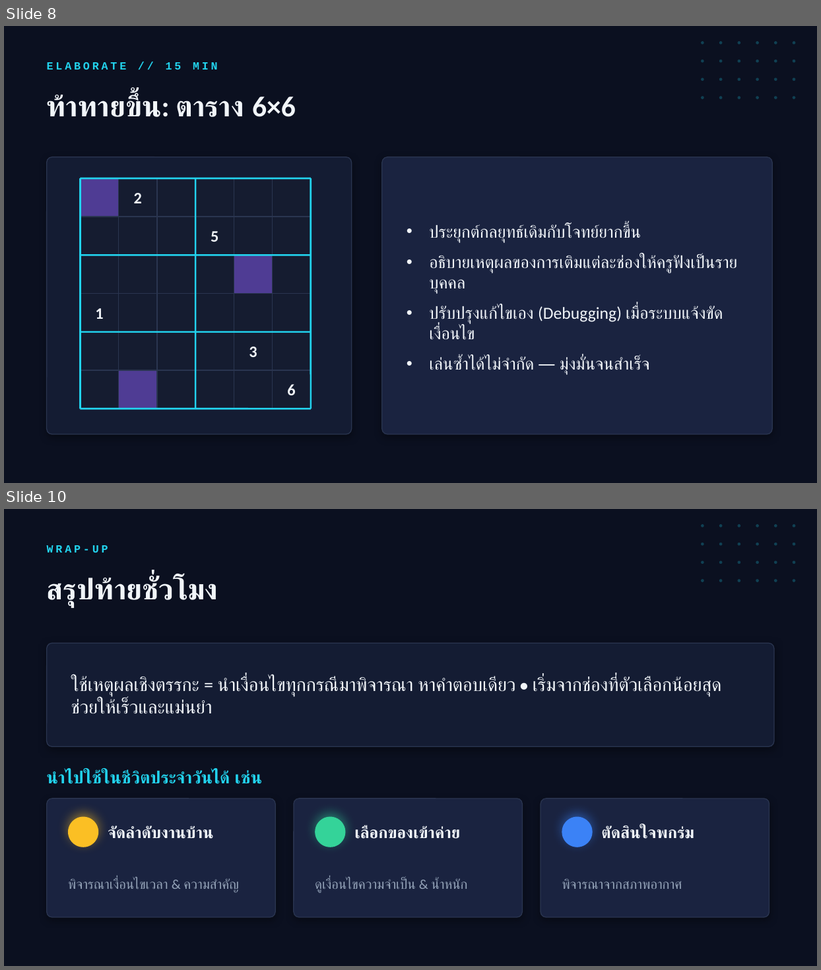
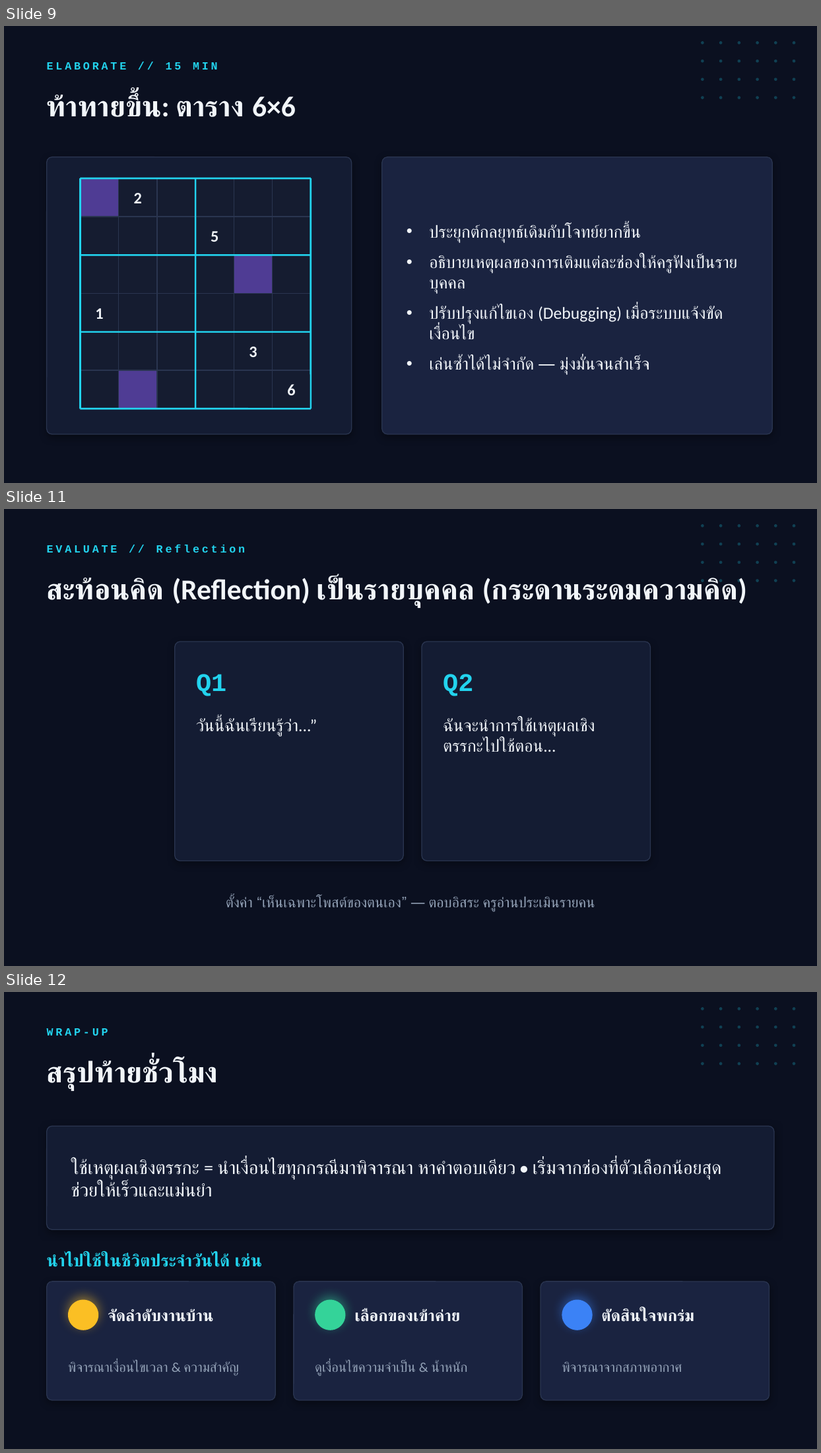
Before and after one commit to keecpe10/FlowQuest, a slide deck: สไลด์สอน_ซูโดกุ_ป5.pptx. Shown one above the other, each under a label of ours: slides 8 and 10 before the commit, slides 9, 11 and 12 after it; the slides between them are not shown. The pictures are 821x970 and 821x1453 pixels, drawn with LibreOffice and Linux fonts; fonts in the diff are those of the drawing. Boxes give left, top, right and bottom in pixels: in the first picture for what was removed or moved away, otherwise in the second. Text is boxed around its words. In the diff, an @@ line names an element or a change of style, - is before the commit and + after.

```diff
--- a/สไลด์สอน_ซูโดกุ_ป5.pptx
+++ b/สไลด์สอน_ซูโดกุ_ป5.pptx
@@ slide 11 added at box(4, 509, 817, 966), background #0B1020 @@
@@ ellipse added at box(701, 524, 704, 527), fill #22D3EE at 25% opacity @@
@@ ellipse added at box(719, 524, 723, 527), fill #22D3EE at 25% opacity @@
@@ ellipse added at box(738, 524, 741, 527), fill #22D3EE at 25% opacity @@
@@ ellipse added at box(756, 524, 759, 527), fill #22D3EE at 25% opacity @@
@@ ellipse added at box(774, 524, 778, 527), fill #22D3EE at 25% opacity @@
@@ ellipse added at box(793, 524, 796, 527), fill #22D3EE at 25% opacity @@
@@ text added at box(47, 545, 246, 553), 13 pt, text #22D3EE, bold @@
+EVALUATE // Reflection
@@ ellipse added at box(701, 543, 704, 545), fill #22D3EE at 25% opacity @@
@@ ellipse added at box(719, 543, 723, 545), fill #22D3EE at 25% opacity @@
@@ ellipse added at box(738, 543, 741, 545), fill #22D3EE at 25% opacity @@
@@ ellipse added at box(756, 543, 759, 545), fill #22D3EE at 25% opacity @@
@@ ellipse added at box(774, 543, 778, 545), fill #22D3EE at 25% opacity @@
@@ ellipse added at box(793, 543, 796, 545), fill #22D3EE at 25% opacity @@
@@ ellipse added at box(701, 561, 704, 564), fill #22D3EE at 25% opacity @@
@@ ellipse added at box(719, 561, 723, 564), fill #22D3EE at 25% opacity @@
@@ ellipse added at box(738, 561, 741, 564), fill #22D3EE at 25% opacity @@
@@ ellipse added at box(756, 561, 759, 564), fill #22D3EE at 25% opacity @@
@@ ellipse added at box(774, 561, 778, 564), fill #22D3EE at 25% opacity @@
@@ ellipse added at box(793, 561, 796, 564), fill #22D3EE at 25% opacity @@
@@ text added at box(47, 577, 747, 607), 34 pt, text #F1F5F9, bold @@
+สะท้อนคิด (Reflection) เป็นรายบุคคล (กระดานระดมความคิด)
@@ ellipse added at box(701, 579, 704, 582), fill #22D3EE at 25% opacity @@
@@ ellipse added at box(719, 579, 723, 582), fill #22D3EE at 25% opacity @@
@@ ellipse added at box(738, 579, 741, 582), fill #22D3EE at 25% opacity @@
@@ ellipse added at box(756, 579, 759, 582), fill #22D3EE at 25% opacity @@
@@ ellipse added at box(774, 579, 778, 582), fill #22D3EE at 25% opacity @@
@@ ellipse added at box(793, 579, 796, 582), fill #22D3EE at 25% opacity @@
@@ rounded rectangle added at box(175, 642, 403, 861), fill #141C33, outline #2A3550 1 pt @@
@@ rounded rectangle added at box(422, 642, 651, 861), fill #141C33, outline #2A3550 1 pt @@
@@ text added at box(196, 674, 226, 696), 30 pt, text #22D3EE, bold @@
+Q1
@@ text added at box(443, 674, 473, 696), 30 pt, text #22D3EE, bold @@
+Q2
@@ text added at box(196, 718, 317, 736), 20 pt, text #F1F5F9 @@
+วันนี้ฉันเรียนรู้ว่า...”
@@ text added at box(443, 718, 595, 753), 20 pt, text #F1F5F9 @@
+ฉันจะนำการใช้เหตุผลเชิงตรรกะไปใช้ตอน...
@@ text added at box(226, 896, 595, 912), 17 pt, text #94A3B8 @@
+ตั้งค่า “เห็นเฉพาะโพสต์ของตนเอง” — ตอบอิสระ ครูอ่านประเมินรายคน
@@ what was slide 8 is now slide 9 @@
@@ what was slide 10 is now slide 12 @@
```
Also in this commit, not shown: 4 slides changed, 1 other slide added, 48 other files.
